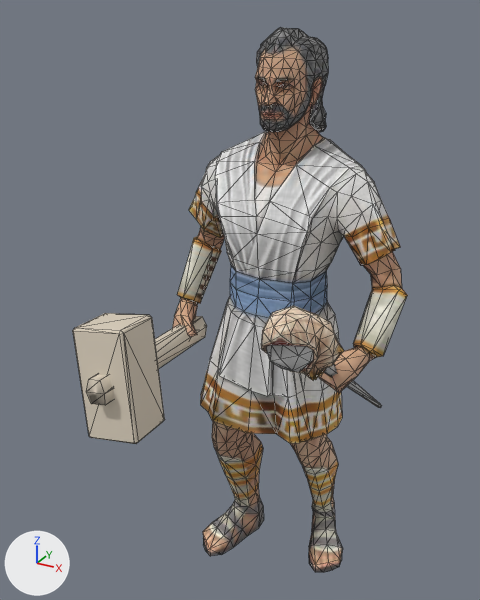
What one commit did to the glTF model public/assets/unit-models/64-oraclehero.glb.
The view is the same before and after, from a camera (50 mm lens) standing at (0.93, -1.97, 2.12) and looking at (-0.11, -0.08, 1.18). Every picture has the same lights, and +X, +Y and +Z are marked at lower left. The picture after the commit comes second. Mesh edges are drawn as thin lines. Vertices at exactly the same position are counted once.
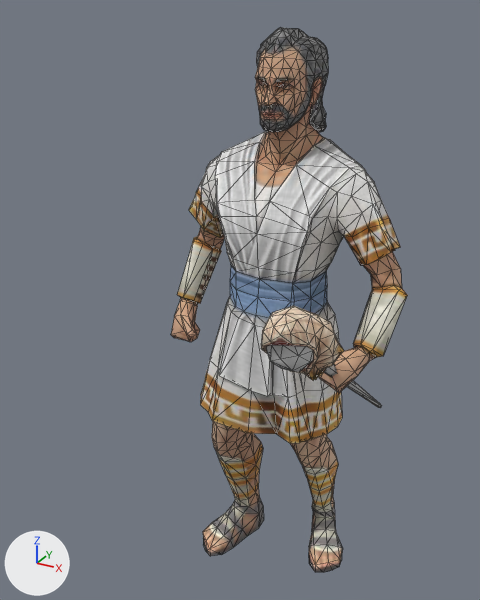
What changed in the scene script:
```text
Change me_mesh_0:
    used by ob_mesh_0; location = (0.0, 0.0, 0.0)
    remove me_mesh_0.from_pydata(...)  # 1233 vertices, 2450 faces; spans x -0.45..0.45, y -0.68..0.51, z 0.0..2.07
    add me_mesh_0.from_pydata(...)  # 1197 vertices, 2386 faces; spans x -0.44..0.45, y -0.68..0.51, z 0.0..2.07
    me_mesh_0 part 1: the loose piece of 24 vertices spanning x -0.45..-0.19, y -0.63..-0.39, z 0.82..1.23 is deleted
    me_mesh_0 part 2: the loose piece of 12 vertices spanning x -0.4..-0.27, y -0.65..0.04, z 0.92..1.09 is deleted
    remove me_mesh_0.materials.append(mat_material_2)  # pale yellow #ddd1bf
```

What differs and where, as boxes (x1, y1, x2, y2) in the pictures (480 x 600 px):
'Mesh_0', reshaped (29% narrower)
    before: (73, 27, 407, 572)
    after: (171, 27, 407, 572)
part 1 of me_mesh_0, deleted (pale yellow)
    before: (73, 313, 165, 444)
part 2 of me_mesh_0, deleted (pale yellow)
    before: (86, 316, 207, 405)
